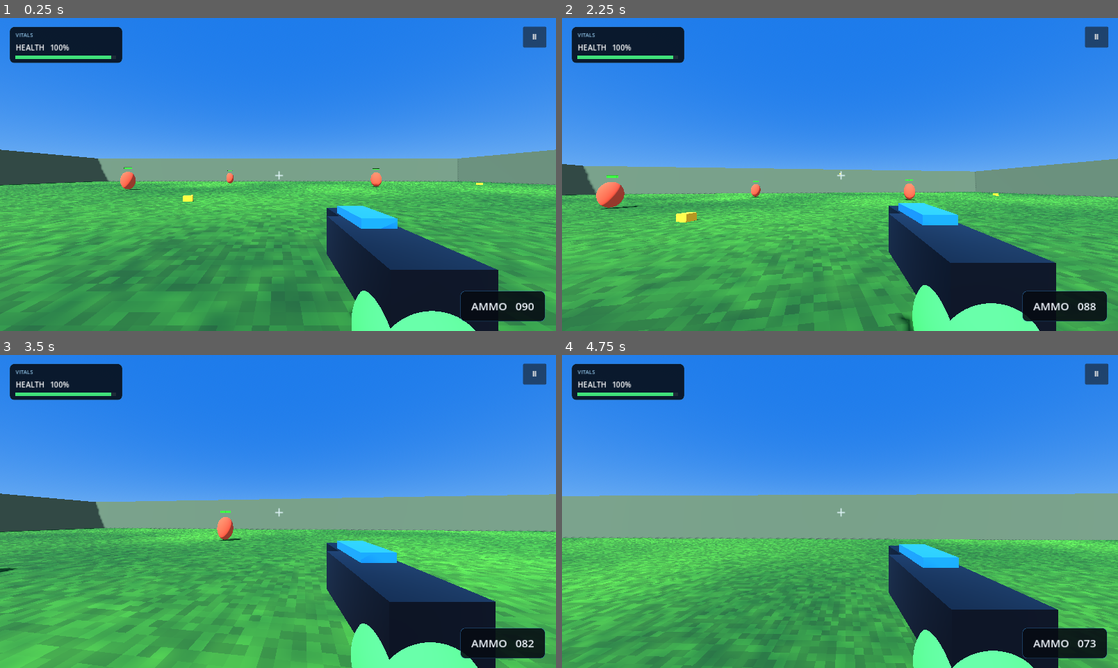
Above: before the commit, frames 1-4 (two rows, left to right).
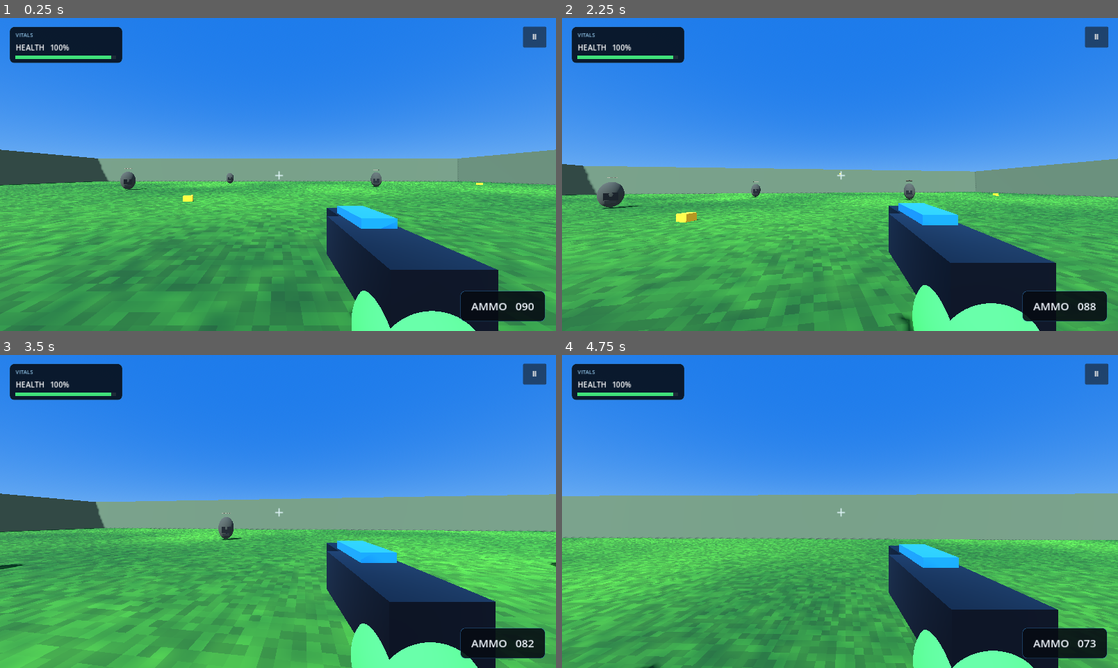
Above: after the commit, the same moments.

Repository: Jigar1234Nob/shootmepls
Game: Godot game, scene res://Scenes/Main.tscn
Same seed, same stepped clock (60 frames per second), same inputs: the game is played once before the commit and once after it.
Inputs (mouse positions are in pixels of both pictures, inside the frame that each line leads up to):
- Up to frame 1 (0.25 s): no input
- Up to frame 2 (2.25 s): click "Ⅱ" at 0.5 s; click "RESTART" at 1.25 s; tap Enter at 2 s; move the mouse to (867, 174) at 2.02 s; press the mouse at (867, 174) at 2.03 s; hold W (move_forward) from 2.03 s (still down)
- Up to frame 3 (3.5 s): keep holding W (move_forward); tap Space (jump) at 2.27, 3.02 s; move the mouse to (250, 511) at 2.77 s; release the mouse at (250, 511) at 2.78 s; tap Shift (sprint) at 2.85 s
- Up to frame 4 (4.75 s): keep holding W (move_forward); move the mouse to (851, 505) at 3.52 s; press the mouse at (851, 505) at 3.53 s; move the mouse to (834, 517) at 4.27 s; release the mouse at (834, 517) at 4.28 s; tap Shift (sprint) at 4.35 s; click (834, 517) at 4.42 s; tap Space (jump) at 4.52 s

The runs differ from the first frame. In frame 1, 0.3% of the frame differs, in the area x 21-69%, y 47-56%; in frame 2, 0.5%, in the area x 6-64%, y 50-62%; in frame 3, 0.3%; in frame 4, less than 0.1%.

Commit message:
Replace enemy with featureless tactical bean

Diff:
--- a/Scripts/EnemyBean.gd
+++ b/Scripts/EnemyBean.gd
@@ -1,6 +1,6 @@
 extends CharacterBody3D
 @export var max_health := 100.0
-@export var move_speed := 3.4
+@export var move_speed := 3.1
 var health := 100.0
 var player: Node3D
 var attack_cooldown := 0.0
@@ -17,29 +17,46 @@
 	col.shape = shape
 	col.position.y = 0.9
 	add_child(col)
+	# Featureless bean. No eyes, mouth, pupils or face decals.
 	var body := MeshInstance3D.new()
 	var bean := SphereMesh.new()
 	bean.radius = 0.68
 	bean.height = 1.7
 	body.mesh = bean
 	body.position.y = 0.9
-	body.scale = Vector3(0.85, 1, 0.82)
+	body.scale = Vector3(0.85, 1.0, 0.82)
 	var mat := StandardMaterial3D.new()
-	mat.albedo_color = Color(0.86, 0.30, 0.19)
+	mat.albedo_color = Color(0.22, 0.24, 0.21)
+	mat.roughness = 0.92
 	body.material_override = mat
 	add_child(body)
+	_add_gear(Vector3(0, 0.78, -0.49), Vector3(0.62, 0.48, 0.12), Color(0.075, 0.082, 0.078))
+	_add_gear(Vector3(0, 0.42, -0.50), Vector3(0.48, 0.16, 0.10), Color(0.12, 0.13, 0.12))
 	bar = Label3D.new()
-	bar.position.y = 2.1
+	bar.position.y = 2.05
 	bar.billboard = BaseMaterial3D.BILLBOARD_ENABLED
-	bar.font_size = 42
-	bar.outline_size = 8
-	bar.pixel_size = 0.003
+	bar.font_size = 34
+	bar.outline_size = 7
+	bar.pixel_size = 0.0028
 	bar.no_depth_test = true
+	bar.modulate = Color(0.76, 0.78, 0.72)
 	add_child(bar)
 	_update_bar()
 
+func _add_gear(pos: Vector3, size: Vector3, color: Color) -> void:
+	var mesh := MeshInstance3D.new()
+	var box := BoxMesh.new()
+	box.size = size
+	mesh.mesh = box
+	mesh.position = pos
+	var mat := StandardMaterial3D.new()
+	mat.albedo_color = color
+	mat.roughness = 0.88
+	mesh.material_override = mat
+	add_child(mesh)
+
 func _physics_process(delta: float) -> void:
-	attack_cooldown = maxf(0, attack_cooldown - delta)
+	attack_cooldown = maxf(0.0, attack_cooldown - delta)
 	if player == null or not is_instance_valid(player):
 		player = get_tree().get_first_node_in_group("player")
 		if player == null:
@@ -52,9 +69,9 @@
 		velocity.z = dir.z * move_speed
 		look_at(Vector3(player.global_position.x, global_position.y, player.global_position.z))
 	else:
-		velocity.x = move_toward(velocity.x, 0, move_speed * 5 * delta)
-		velocity.z = move_toward(velocity.z, 0, move_speed * 5 * delta)
-		if attack_cooldown <= 0:
+		velocity.x = move_toward(velocity.x, 0.0, move_speed * 5.0 * delta)
+		velocity.z = move_toward(velocity.z, 0.0, move_speed * 5.0 * delta)
+		if attack_cooldown <= 0.0:
 			player.take_damage(12)
 			attack_cooldown = 1.0
 	if not is_on_floor():
@@ -62,12 +79,14 @@
 	move_and_slide()
 
 func take_damage(amount: float) -> void:
-	health = maxf(0, health - amount)
+	health = maxf(0.0, health - amount)
 	_update_bar()
-	if health <= 0:
+	if health <= 0.0:
 		queue_free()
 
 func _update_bar() -> void:
-	var count := int(ceil(health / max_health * 8))
-	bar.text = "█".repeat(count) + "░".repeat(8 - count)
-	bar.modulate = Color(0.25, 1, 0.28) if health > 50 else Color(1, 0.25, 0.15)
+	if not is_instance_valid(bar):
+		return
+	var count := int(ceil(health / max_health * 8.0))
+	bar.text = "■".repeat(count) + "·".repeat(8 - count)
+	bar.modulate = Color(0.72, 0.74, 0.68) if health > 50.0 else Color(0.72, 0.42, 0.28)
